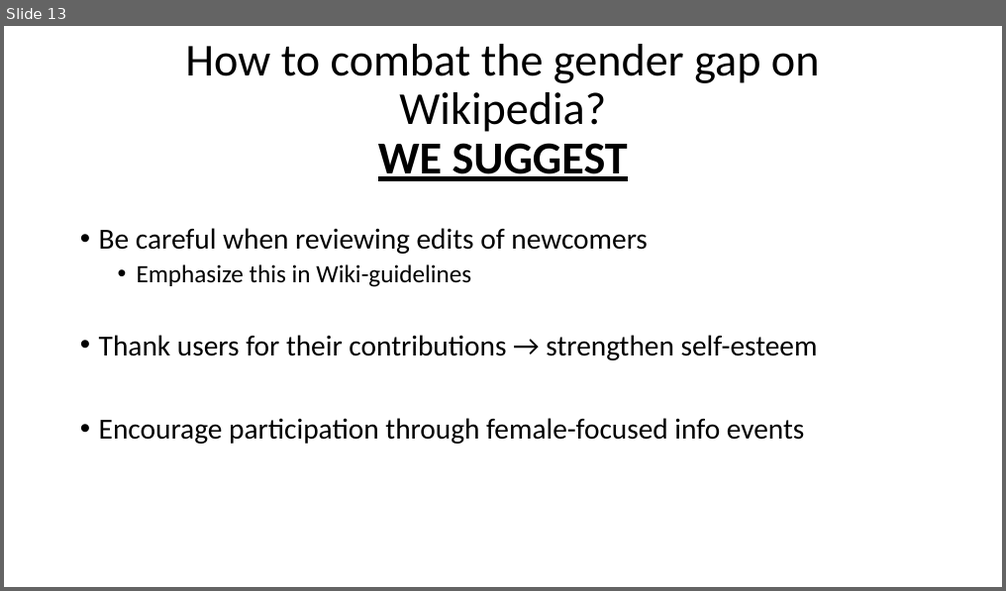
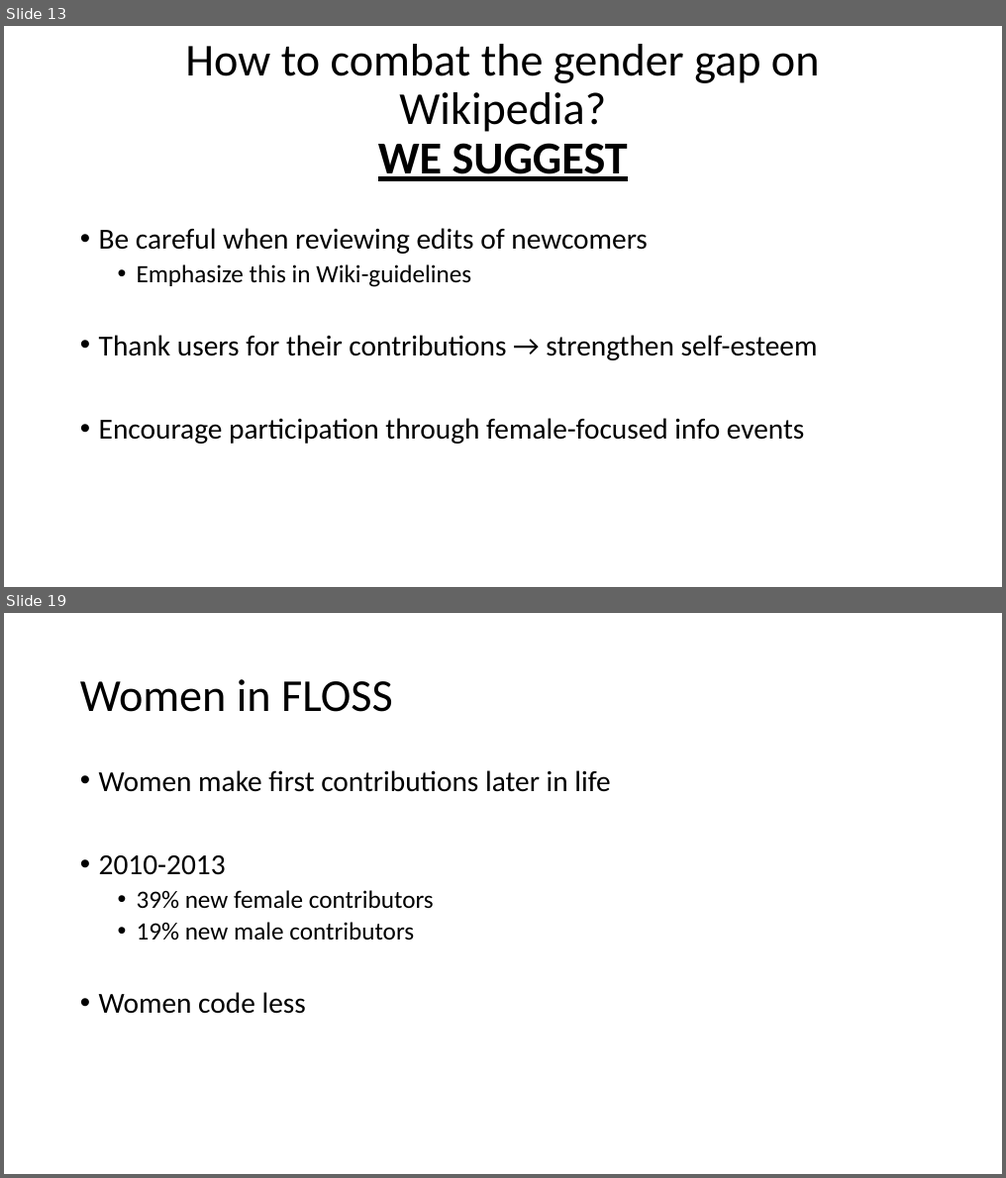
Before and after one commit to EvaJobst/FOT-Paper, a slide deck: Paper - Presentation.pptx. Shown one above the other, each under a label of ours: slide 13 before the commit, slides 13 and 19 after it; the slides between them are not shown. The pictures are 1006x591 and 1006x1178 pixels, drawn with LibreOffice and Linux fonts; fonts in the diff are those of the drawing. Boxes give left, top, right and bottom in pixels: in the first picture for what was removed or moved away, otherwise in the second. Text is boxed around its words. In the diff, an @@ line names an element or a change of style, - is before the commit and + after.

Commit message:
Added Female Participants in CS & Women in FLOSS to presentation

```diff
--- a/Paper - Presentation.pptx
+++ b/Paper - Presentation.pptx
@@ slide 19 added at (4, 613, 1002, 1174), background #FFFFFF @@
@@ title added at (80, 679, 393, 712), 44 pt, text #000000 @@
+Women in FLOSS
@@ text added at (99, 770, 610, 1014), 28 pt, text #000000 @@
+• Women make first contributions later in life
+• 2010-2013
+  • 39% new female contributors
+  • 19% new male contributors
+• Women code less
```
Also in this commit, not shown: 5 other slides added.
